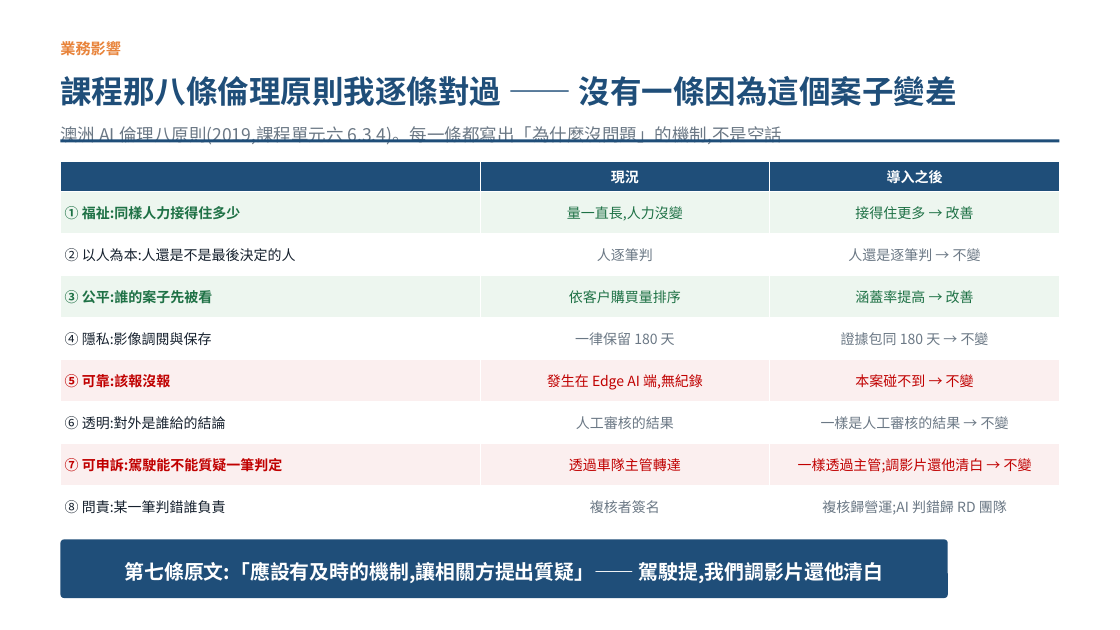
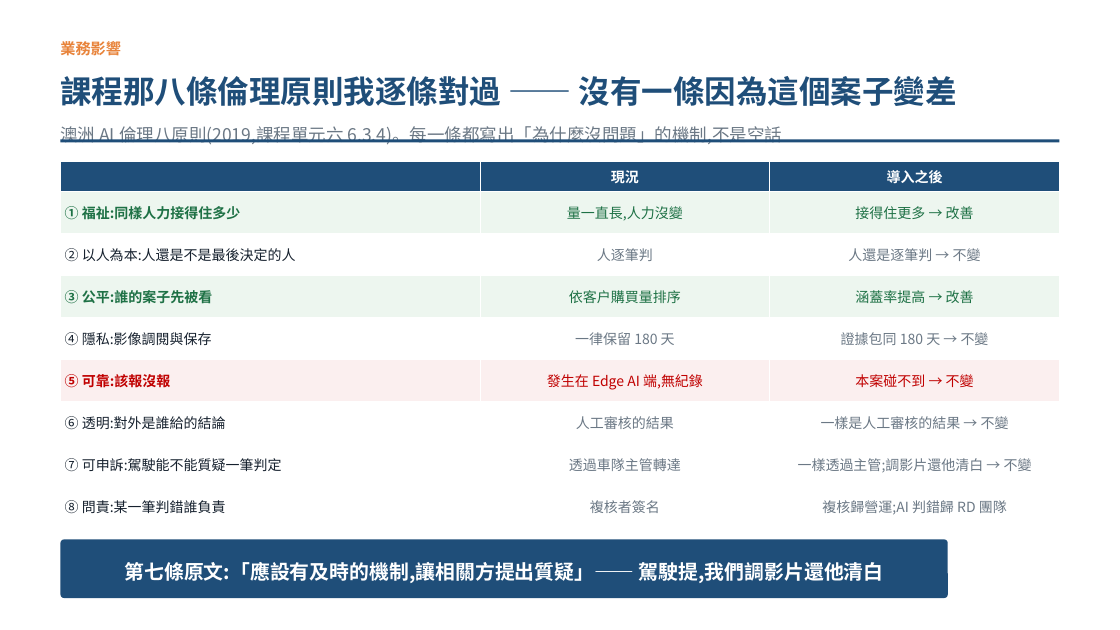
Before and after one commit to pokai-huang0828/UTS_workspace, a slide deck: slide 8 of Artificial Intelligence for Enterprises/Assessment3/Huang_26254793_421104_Assessment 3.pptx. Drawn at 1120x630 pixels with LibreOffice and Linux fonts; fonts in the diff are those of the drawing. Boxes give left, top, right and bottom in pixels: in the first picture for what was removed or moved away, otherwise in the second. Text is boxed around its words. In the diff, an @@ line names an element or a change of style, - is before the commit and + after.

```diff
--- a/Artificial Intelligence for Enterprises/Assessment3/Huang_26254793_421104_Assessment 3.pptx
+++ b/Artificial Intelligence for Enterprises/Assessment3/Huang_26254793_421104_Assessment 3.pptx
@@ table at (x1=60, y1=161, x2=1060, y2=528) @@
@@ fill #FBEFEF to #FFFFFF in row 8 @@
@@ text colour #C00000 to #16212E, bold off in "⑦ 可申訴:駕駛能不能質疑一筆判定" @@
@@ text colour #C00000 to #6B7885 in "透過車隊主管轉達", "一樣透過主管;調影片還他清白 → 不變" @@
```
Also in this commit, not shown: 2 other files.
